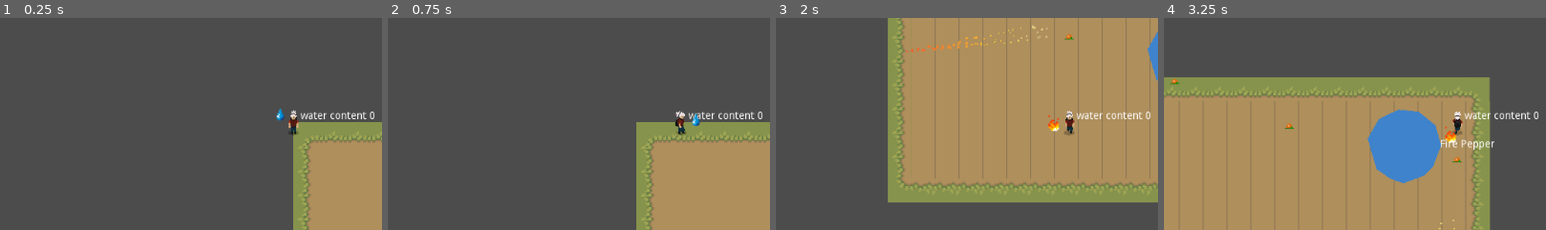
Above: before the commit, frames 1-4 (left to right).
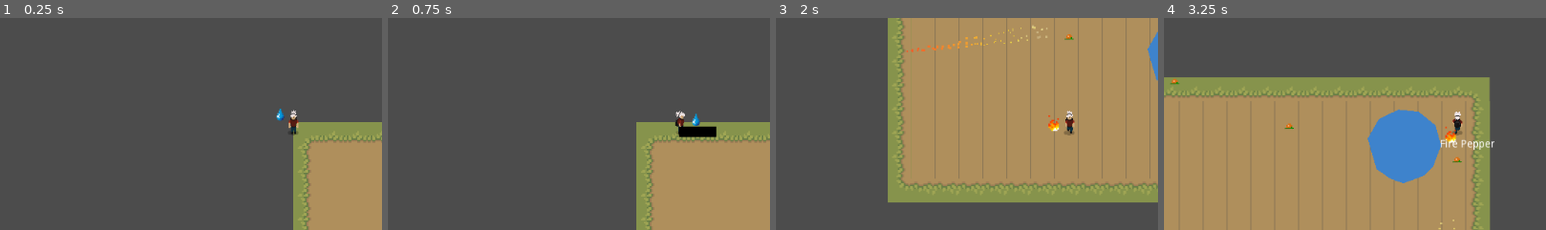
Above: after the commit, the same moments.

Repository: drarbego/magic-garden
Game: Godot game, scene res://Worlds/HomeTown.tscn
Two runs of this game, one before a commit and one after it. Both use one fixed random seed, a clock stepped at 60 frames per second and the inputs below.
Inputs (mouse positions are % of the whole screen's width and height, from its top left):
- Up to frame 1 (0.25 s): no input
- Up to frame 2 (0.75 s): move the mouse to (72, 42) at 0.52 s; press the mouse at (72, 42) at 0.53 s; hold Right (ui_right) from 0.53 s (still down)
- Up to frame 3 (2 s): tap Space (ui_select) at 0.77, 1.52 s; move the mouse to (30, 53) at 1.27 s; release Right (ui_right) at 1.28 s; release the mouse at (30, 53) at 1.28 s; hold Down (ui_down) from 1.28 s (still down); tap Shift (change_action) at 1.35 s; click (30, 53) at 1.55 s
- Up to frame 4 (3.25 s): move the mouse to (60, 24) at 2.02 s; release Down (ui_down) at 2.03 s; press the mouse at (60, 24) at 2.03 s; hold Right (ui_right) 2.03-2.78 s; move the mouse to (45, 68) at 2.77 s; release the mouse at (45, 68) at 2.78 s; hold Up (ui_up) from 2.78 s (still down); click (45, 68) at 2.85 s; tap Space (ui_select) at 3.02 s
The pictures show only the part of the screen within x 12-62%, y 23-73%; the shares and areas given below are measured in that part.

The runs differ from the first frame. In frame 1, 0.4% of the frame differs, in the area x 78-98%, y 44-48%; in frame 2, 0.9%, in the area x 76-98%, y 44-57%; in frame 3, 0.3%; in frame 4, 0.4%.

Commit message:
Add content bar for WateringAction

Diff:
--- a/ActionTypes/WateringAction.gd
+++ b/ActionTypes/WateringAction.gd
@@ -9,13 +9,19 @@
 func _physics_process(delta):
 	self.cooldown -= delta
 
-	if self.is_shooting and self.player.water_content > 0.0:
-		self.player.water_content -= delta
+	if self.is_shooting and self.player.has_enough_projectiles():
+		self.player.decrease_projectiles(delta)
 
 	if self.cooldown <= 0.0:
 		self.cooldown = COOLDOWN_TIME
-		if self.is_shooting and self.player.water_content > 0.0:
+		if self.is_shooting and self.player.has_enough_projectiles():
 			self.spawn_projectile()
+
+func _process(delta):
+	$Icon/ContentBar.set_visible(self.is_shooting)
+	var action_state = self.player.get_current_action_state()
+	$Icon/ContentBar.set_value(100 * (action_state["amount"] / 5))
+
 
 func spawn_projectile():
 	var water_drop = WaterDrop.instance().init(
--- a/ActionTypes/WateringAction.tscn
+++ b/ActionTypes/WateringAction.tscn
@@ -1,11 +1,31 @@
-[gd_scene load_steps=4 format=2]
+[gd_scene load_steps=6 format=2]
 
 [ext_resource path="res://Engine/Action.tscn" type="PackedScene" id=1]
 [ext_resource path="res://Assets/water_drop.png" type="Texture" id=2]
 [ext_resource path="res://ActionTypes/WateringAction.gd" type="Script" id=3]
+
+[sub_resource type="StyleBoxFlat" id=1]
+bg_color = Color( 0.294118, 0.572549, 0.772549, 1 )
+
+[sub_resource type="StyleBoxFlat" id=2]
+bg_color = Color( 0, 0, 0, 1 )
 
 [node name="WateringAction" instance=ExtResource( 1 )]
 script = ExtResource( 3 )
 
 [node name="Icon" parent="." index="0"]
 texture = ExtResource( 2 )
+
+[node name="ContentBar" type="ProgressBar" parent="Icon" index="0"]
+visible = false
+margin_left = -23.3861
+margin_top = 8.66817
+margin_right = 26.6139
+margin_bottom = 22.6682
+custom_styles/fg = SubResource( 1 )
+custom_styles/bg = SubResource( 2 )
+value = 100.0
+percent_visible = false
+__meta__ = {
+"_edit_use_anchors_": false
+}
--- a/Engine/Character/Character.gd
+++ b/Engine/Character/Character.gd
@@ -9,7 +9,6 @@
 var do_interaction = FuncRef.new()
 
 # replace with water amount
-var water_content:float = 0.0
 
 var fire_balls = 0
 
@@ -47,7 +46,6 @@
 
 	$Sprite.flip_h = (anim_dir == "side" and self.dir.x > 0)
 	$AnimationPlayer.play(anim_name + "_" + anim_dir)
-	$Debug.set_text("water content " + str(water_content))
 
 func _unhandled_input(event):
 	if event.is_action_released("ui_select"):
@@ -73,6 +71,8 @@
 func increase_action_projectiles(projectile_type, amount):
 	if str(projectile_type) == str(self.FireSpellAction.instance().FireBall):
 		self.actions_state[str(self.FireSpellAction)]["amount"] += amount
+	if str(projectile_type) == str(self.WateringAction.instance().WaterDrop):
+		self.actions_state[str(self.WateringAction)]["amount"] = amount
 	print(self.actions_state)
 
 func get_current_action_state():
--- a/WaterDispenser.gd
+++ b/WaterDispenser.gd
@@ -1,5 +1,9 @@
 extends Area2D
+
+
+const WaterDrop = preload("res://ProjectileTypes/WaterDrop.tscn")
+
 
 func _on_WaterDispenser_body_entered(body):
 	if body is Character:
-		body.water_content = 5.0
+		body.increase_action_projectiles(WaterDrop, 5.0)
